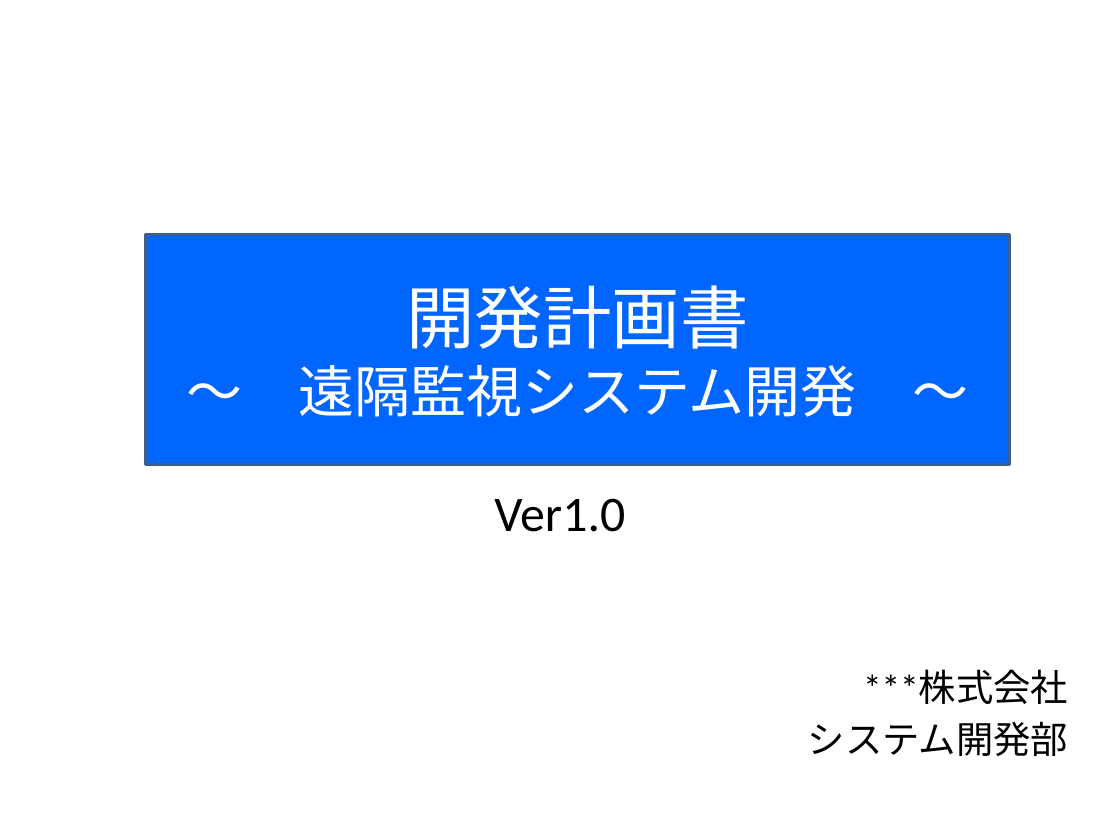
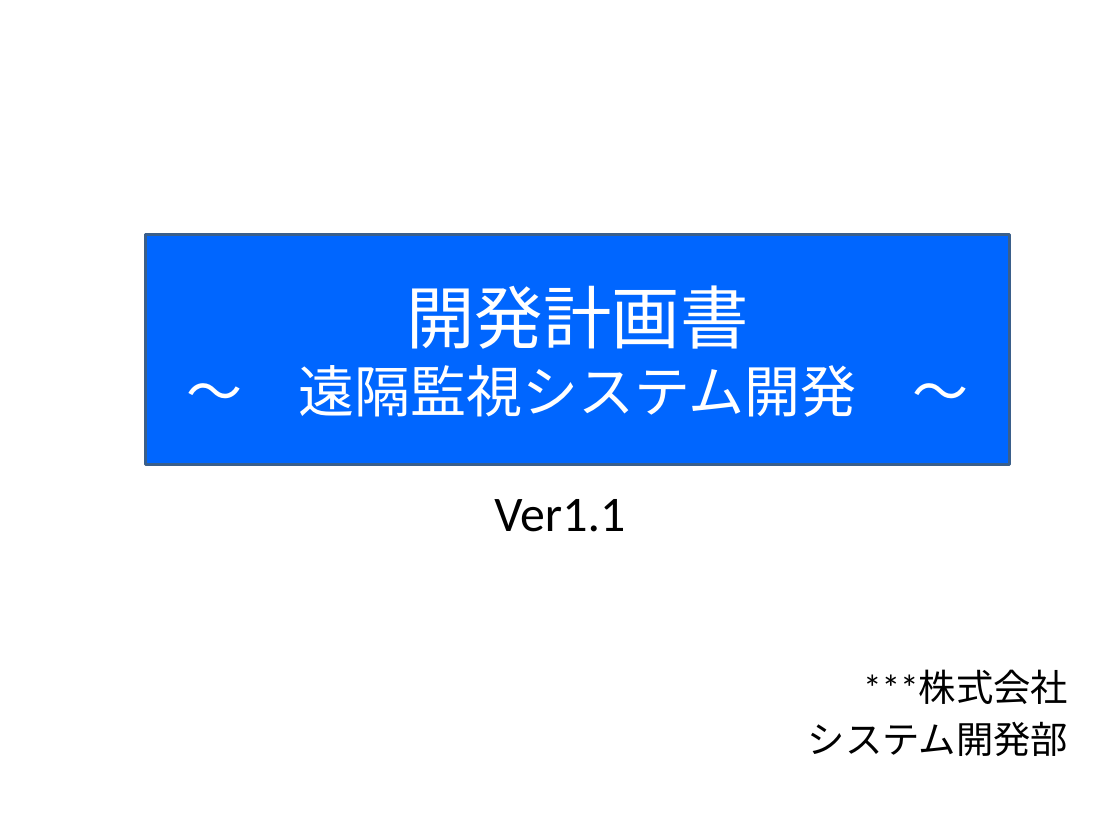
Before and after one commit to 7057547/RemoteMonitoringSystem, a slide deck: slide 1 of DOC/05作成資料/00開発計画書/【遠隔監視システム開発】開発計画書.pptx. Drawn at 1120x840 pixels with LibreOffice and Linux fonts; fonts in the diff are those of the drawing. Boxes give left, top, right and bottom in pixels: in the first picture for what was removed or moved away, otherwise in the second. Text is boxed around its words. In the diff, an @@ line names an element or a change of style, - is before the commit and + after.

```diff
--- a/DOC/05作成資料/00開発計画書/【遠隔監視システム開発】開発計画書.pptx
+++ b/DOC/05作成資料/00開発計画書/【遠隔監視システム開発】開発計画書.pptx
@@ subtitle at (x1=494, y1=499, x2=625, y2=532): text changed @@
-Ver1.0
+Ver1.1
```
Also in this commit, not shown: 6 other slides changed.
